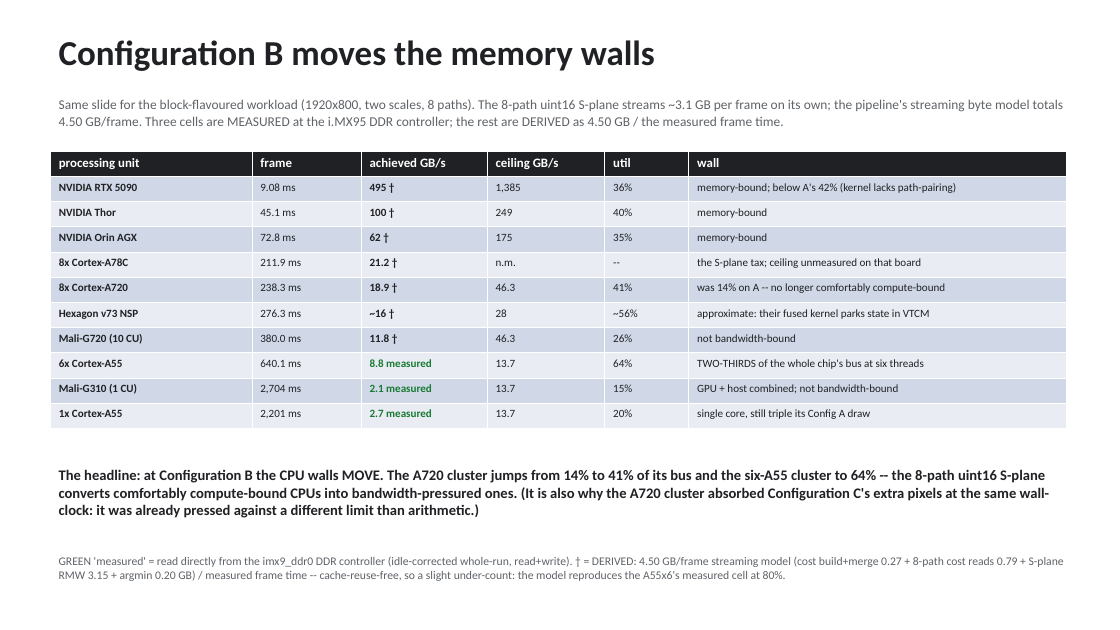
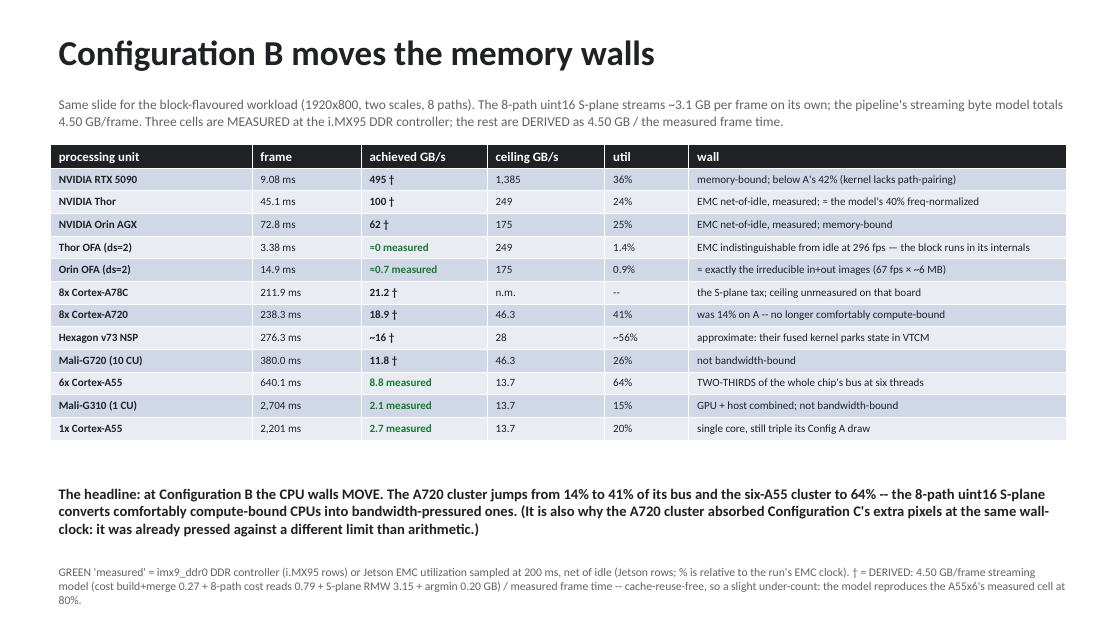
Before and after one commit to kylefoxaustin/sgm-bench, a slide deck: slide 3 of docs/sgm-results.pptx. Drawn at 1120x630 pixels with LibreOffice and Linux fonts; fonts in the diff are those of the drawing. Boxes give left, top, right and bottom in pixels: in the first picture for what was removed or moved away, otherwise in the second. Text is boxed around its words. In the diff, an @@ line names an element or a change of style, - is before the commit and + after.

Commit message:
the OFA-internals hypothesis is MEASURED -- EMC sampling on both Jetsons
Passwordless tegrastats (Kyle enabled) let the EMC be sampled at 200 ms around
sustained runs, net of idle. Our CUDA kernels pull 24-25% of the memory system
on Thor and Orin alike; the OFA engines producing the same-geometry output
read 1.4% on Thor -- statistically indistinguishable from the idle baseline at
296 fps -- and 0.8-1.0% on Orin, which is almost exactly the irreducible
input+output image traffic. The fixed-function block converts SGM from a
bandwidth problem into an on-chip streaming problem; DRAM sees the pictures
in, the map out, and essentially nothing else. B bandwidth slide gains the
measured Jetson cells and two OFA rows; README's dedicated-hardware section
gains the measured-internals paragraph.

```diff
--- a/docs/sgm-results.pptx
+++ b/docs/sgm-results.pptx
@@ table at bbox=[50, 145, 1067, 439] @@
-row 3: NVIDIA Thor | 45.1 ms | 100 † | 249 | 40% | memory-bound
-row 4: NVIDIA Orin AGX | 72.8 ms | 62 † | 175 | 35% | memory-bound
+row 3: NVIDIA Thor | 45.1 ms | 100 † | 249 | 24% | EMC net-of-idle, measured; ≈ the model's 40% freq-normalized
+row 4: NVIDIA Orin AGX | 72.8 ms | 62 † | 175 | 25% | EMC net-of-idle, measured; memory-bound
+row 5: Thor OFA (ds=2) | 3.38 ms | ≈0 measured | 249 | 1.4% | EMC indistinguishable from idle at 296 fps — the block runs in its internals
+row 6: Orin OFA (ds=2) | 14.9 ms | ≈0.7 measured | 175 | 0.9% | ≈ exactly the irreducible in+out images (67 fps × ~6 MB)
@@ table: place and size @@
-table at bbox=[50, 151, 1067, 429]
+table at bbox=[50, 145, 1067, 439]
@@ text "The headline: at Configuration B ...": place and size @@
-text "The headline: at Configuration B ..." at bbox=[59, 469, 1050, 518]
+text "The headline: at Configuration B ..." at bbox=[59, 488, 1050, 537]
@@ text at bbox=[59, 567, 1065, 604]: text changed @@
-GREEN 'measured' = read directly from the imx9_ddr0 DDR controller (idle-corrected whole-run, read+write). † = DERIVED: 4.50 GB/frame streaming model (cost build+merge 0.27 + 8-path cost reads 0.79 + S-plane RMW 3.15 + argmin 0.20 GB) / measured frame time -- cache-reuse-free, so a slight under-count: the model reproduces the A55x6's measured cell at 80%.
+GREEN 'measured' = imx9_ddr0 DDR controller (i.MX95 rows) or Jetson EMC utilization sampled at 200 ms, net of idle (Jetson rows; % is relative to the run's EMC clock). † = DERIVED: 4.50 GB/frame streaming model (cost build+merge 0.27 + 8-path cost reads 0.79 + S-plane RMW 3.15 + argmin 0.20 GB) / measured frame time -- cache-reuse-free, so a slight under-count: the model reproduces the A55x6's measured cell at 80%.
```
Also in this commit, not shown: 2 other files.
